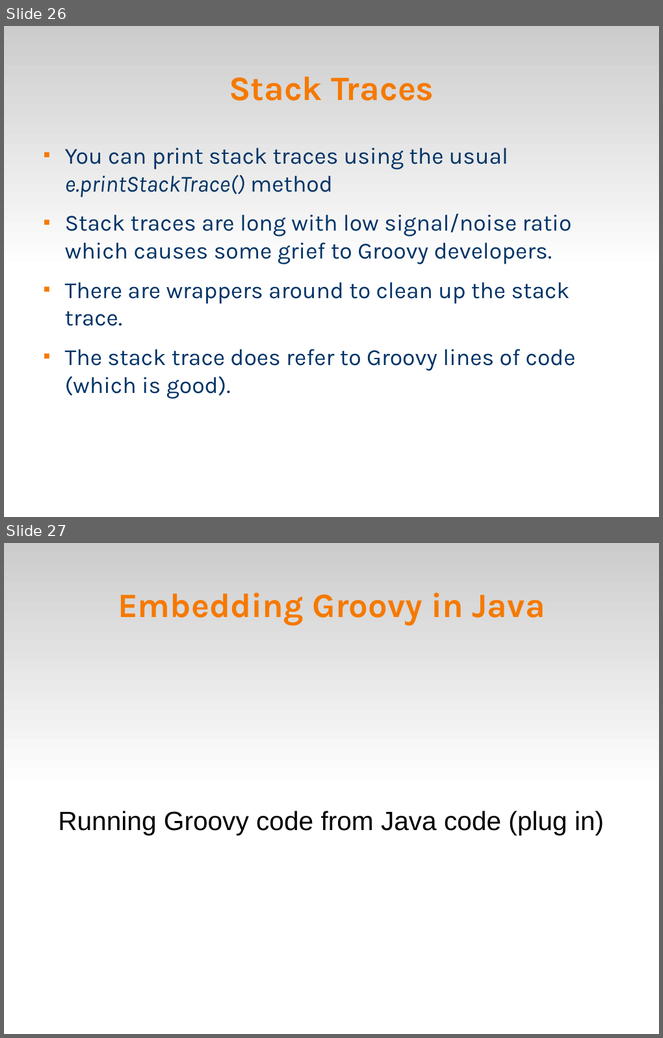
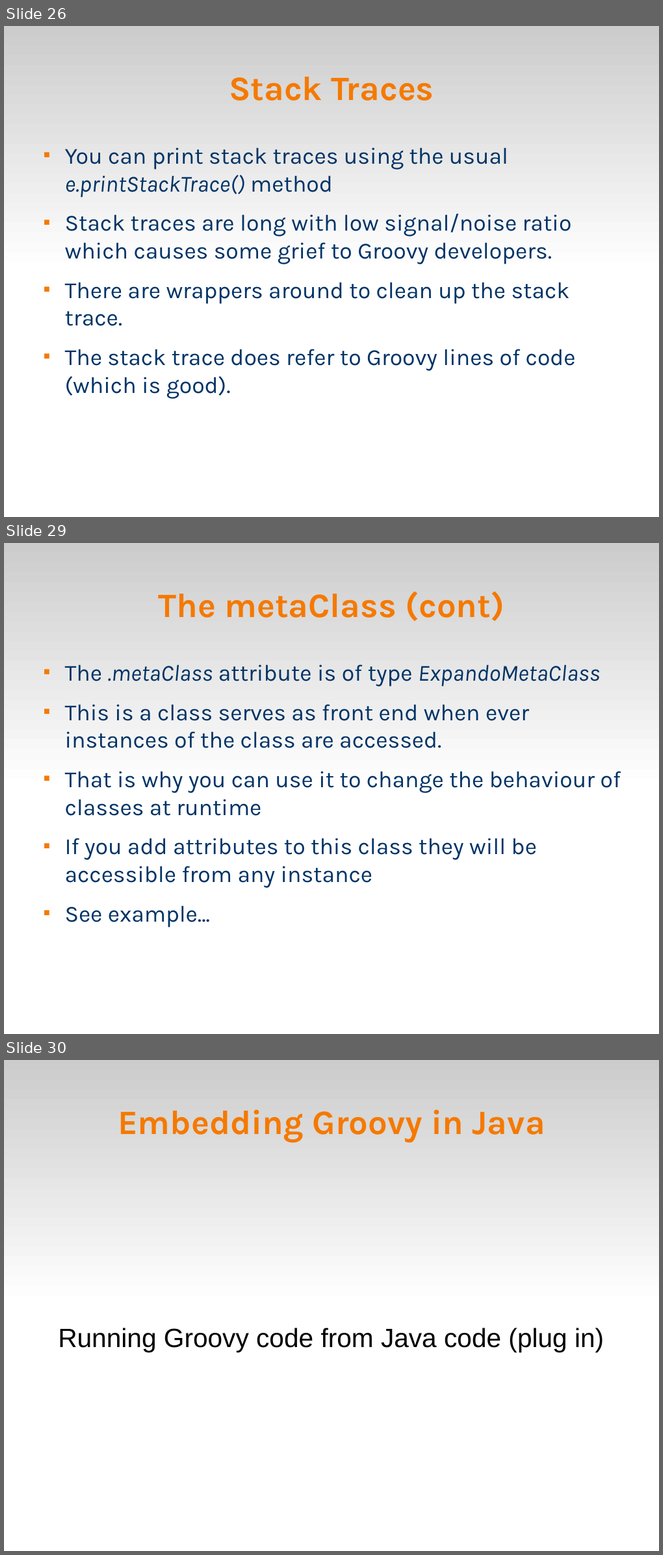
Before and after one commit to veltzer/demos, a slide deck: groovy/doc/groovy.odp. Shown one above the other, each under a label of ours: slides 26 and 27 before the commit, slides 26, 29 and 30 after it; the slides between them are not shown. The pictures are 663x1038 and 663x1555 pixels, drawn with LibreOffice and Linux fonts; fonts in the diff are those of the drawing. Boxes give left, top, right and bottom in pixels: in the first picture for what was removed or moved away, otherwise in the second. Text is boxed around its words. In the diff, an @@ line names an element or a change of style, - is before the commit and + after.

Commit message:
more meta programming

```diff
--- a/groovy/doc/groovy.odp
+++ b/groovy/doc/groovy.odp
@@ slide 29 added at (4,543,659,1034), background #FFFFFF; not listed: 1 template element that a slide beside it also shows @@
@@ title added at (158,591,504,621), 41.4 pt, text #F57900, bold @@
+The metaClass (cont)
@@ text added at (65,665,622,928), 28 pt, text #003366 @@
+■ The .metaClass attribute is of type ExpandoMetaClass
+■ This is a class serves as front end when ever instances of the class are accessed.
+■ That is why you can use it to change the behaviour of classes at runtime
+■ If you add attributes to this class they will be accessible from any instance
+■ See example...
@@ what was slide 27 is now slide 30 @@
```
Also in this commit, not shown: 2 other slides added, 4 other files.
